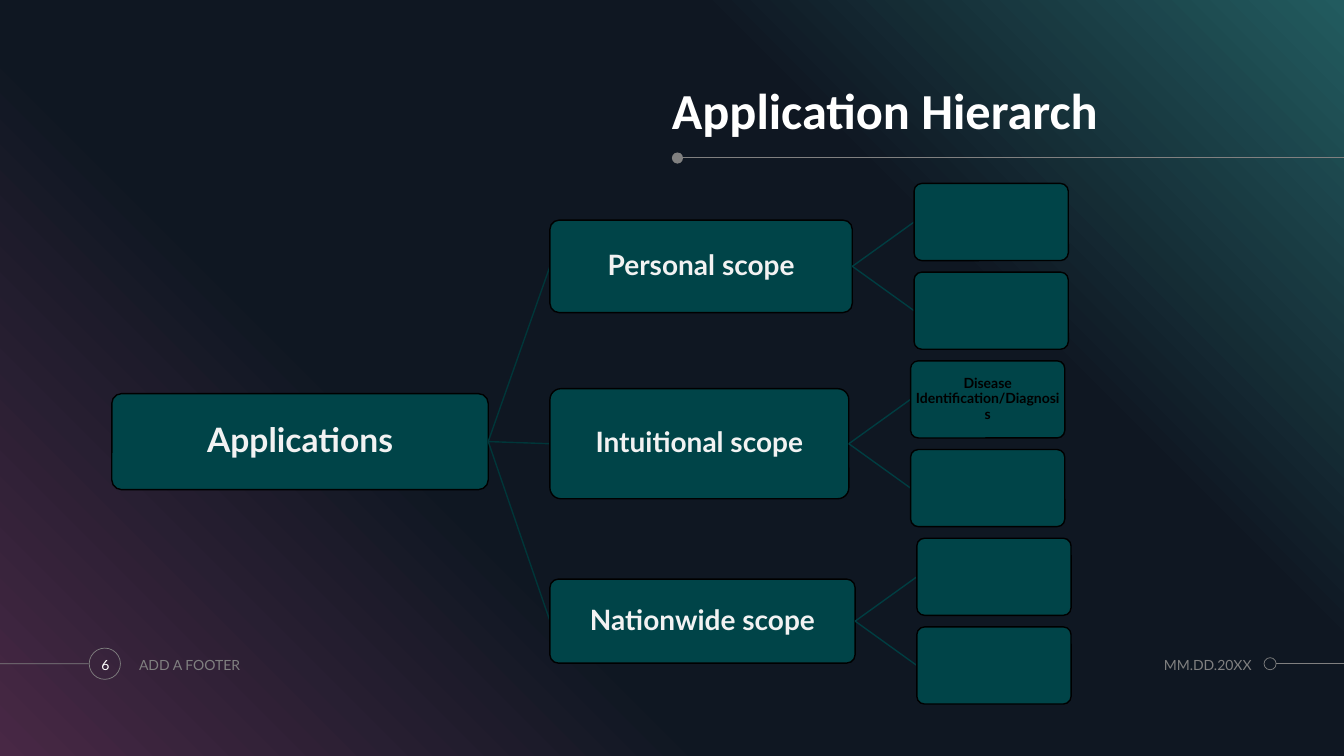
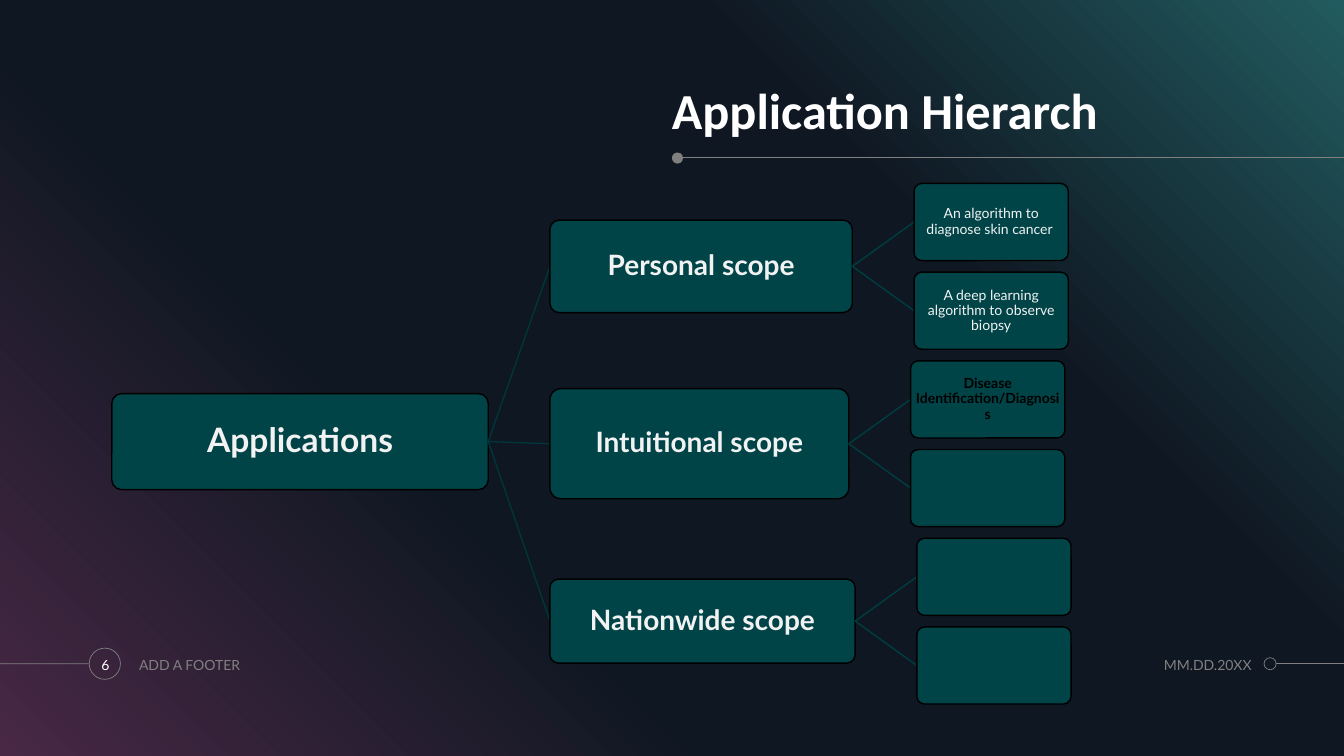
Before and after one commit to LiuWenJia-ops/PresentationInCam, a slide deck: slide 6 of LiuWenjia/liuwenjia_intro.pptx. Drawn at 1344x756 pixels with LibreOffice and Linux fonts; fonts in the diff are those of the drawing. Boxes give left, top, right and bottom in pixels: in the first picture for what was removed or moved away, otherwise in the second. Text is boxed around its words. In the diff, an @@ line names an element or a change of style, - is before the commit and + after.

Commit message:
add personal into the tree

```diff
--- a/LiuWenjia/liuwenjia_intro.pptx
+++ b/LiuWenjia/liuwenjia_intro.pptx
@@ text added at (926,207,1052,237), 10 pt, text #F2F2F2 @@
+An algorithm to diagnose skin cancer
@@ text added at (928,289,1055,333), 10 pt, text #F2F2F2 @@
+A deep learning algorithm to observe biopsy
```
